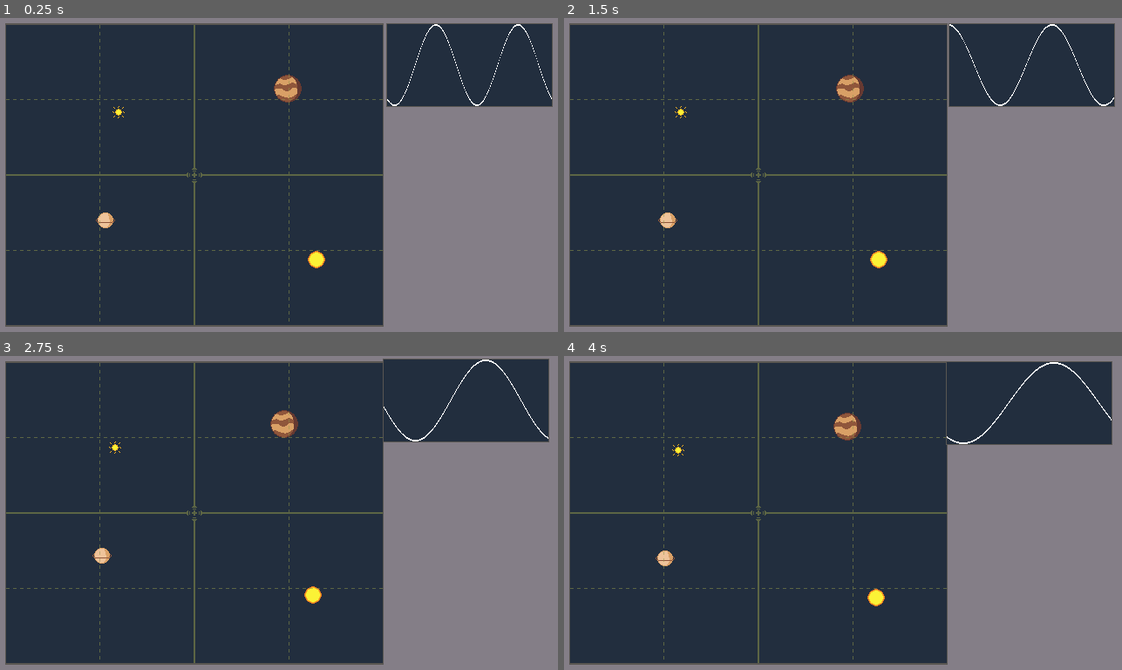
Above: before the commit, frames 1-4 (two rows, left to right).
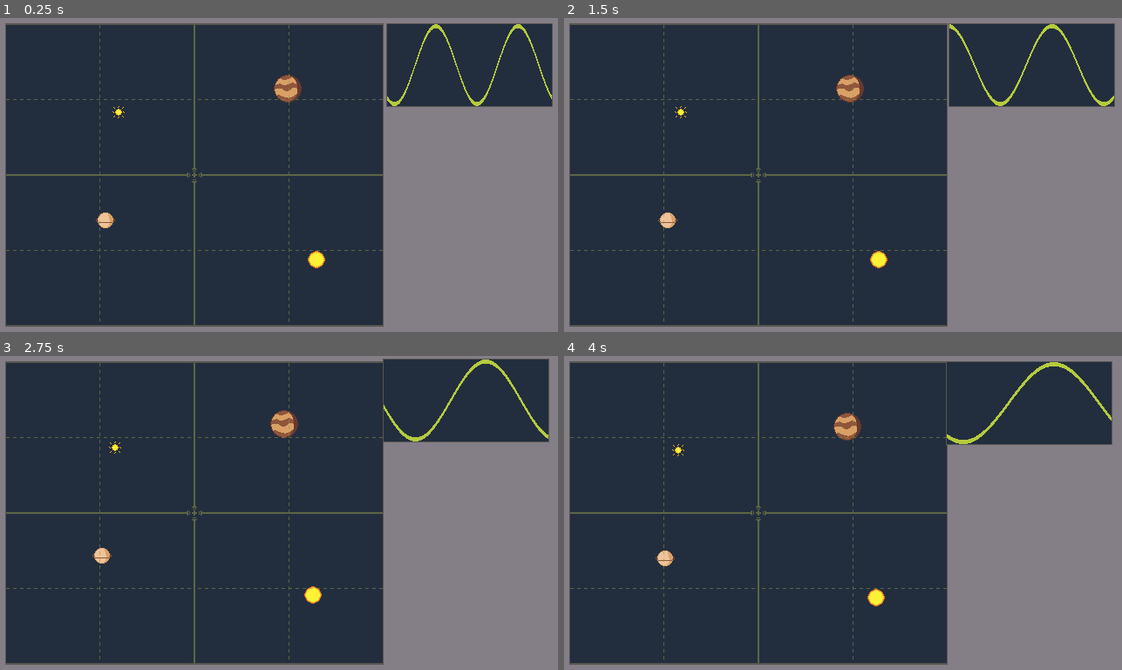
Above: after the commit, the same moments.

Repository: TomCanTech/Waves
Game: Godot game, scene res://main.tscn
Same seed, same stepped clock (60 frames per second), same inputs: the game is played once before the commit and once after it.
Inputs:
- Up to frame 1 (0.25 s): no input
- Up to frame 2 (1.5 s): hold Right (ui_right) 0.53-1.28 s; hold Q 0.53-1.28 s; hold Down (ui_down) from 1.28 s (still down); tap E at 1.35 s
- Up to frame 3 (2.75 s): release Down (ui_down) at 2.03 s; hold Right (ui_right) from 2.03 s (still down); hold Q from 2.03 s (still down)
- Up to frame 4 (4 s): release Right (ui_right) at 2.78 s; release Q at 2.78 s; hold Up (ui_up) 2.78-3.53 s; tap E at 2.85 s; hold Left (ui_left) from 3.53 s (still down); hold Q from 3.53 s (still down)

The runs differ from the first frame. In frame 1, 0.4% of the frame differs, in the area x 69-99%, y 1-29%; in frame 2, 0.4%; in frame 3, 0.4%; in frame 4, 0.4%.

Commit message:
Adjusted wave colour

Diff:
--- a/assets/UI/Signal/Wave.tscn
+++ b/assets/UI/Signal/Wave.tscn
@@ -5,8 +5,9 @@
 [ext_resource type="Texture2D" uid="uid://coihajov1k6py" path="res://assets/UI/Signal/WaveFormWindow.png" id="2_q25ab"]
 
 [sub_resource type="ShaderMaterial" id="ShaderMaterial_7eh7r"]
+resource_local_to_scene = true
 shader = ExtResource("1_eec5o")
-shader_parameter/size = 0.98000004655
+shader_parameter/size = 0.950000045125
 shader_parameter/time_scale = 2.0
 shader_parameter/freq = 2.0
 
@@ -27,6 +28,7 @@
 offset_bottom = 47.0
 grow_horizontal = 2
 grow_vertical = 2
+color = Color(0.90588236, 1, 0.23921569, 0.7490196)
 
 [node name="WaveFormWindow" type="Sprite2D" parent="."]
 z_index = 9
